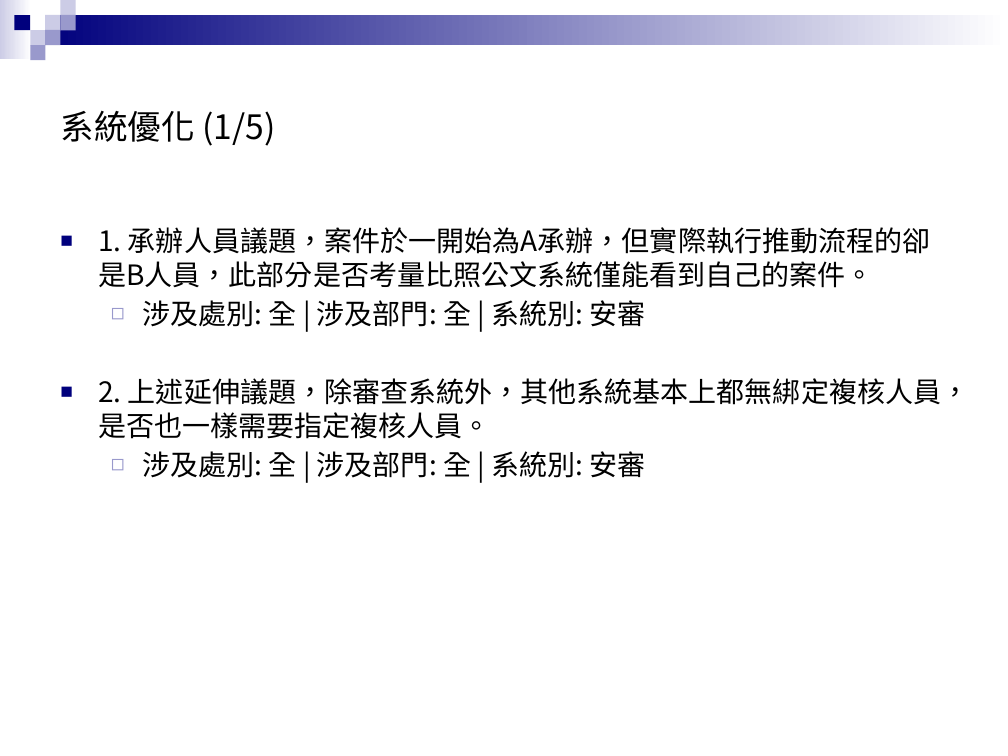
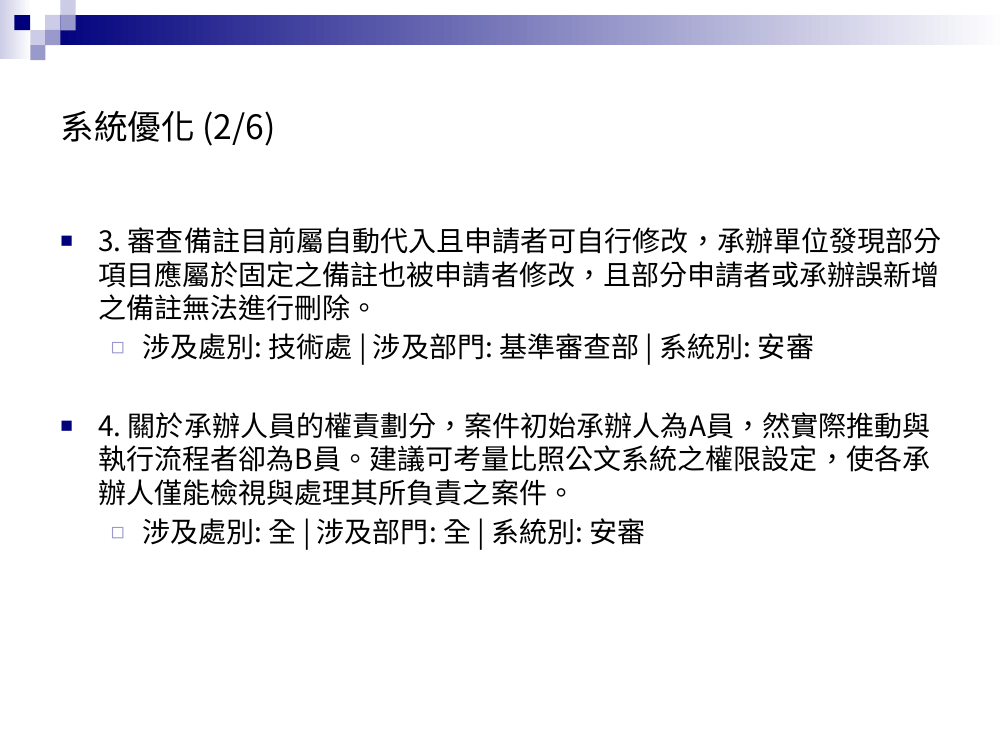
Before and after one commit to zx90316/202508-----, a slide deck: slide 10 of 系統交流會議題簡報.pptx (slide 5 before the commit). Drawn at 1008x756 pixels with LibreOffice and Linux fonts; fonts in the diff are those of the drawing; background and template pictures are left out. Boxes give left, top, right and bottom in pixels: in the first picture for what was removed or moved away, otherwise in the second. Text is boxed around its words. In the diff, an @@ line names an element or a change of style, - is before the commit and + after.

Commit message:
更新 ExcelToJsonPresentation 類別以排除「宣導」類別的議題，並新增目錄頁與議題動機頁。修正 JSON 檔案中的類別名稱與統計數據，並更新 requirements.txt 以包含 pywin32 套件。刪除不再使用的設定檔案 settings.local.json。

```diff
--- a/系統交流會議題簡報.pptx
+++ b/系統交流會議題簡報.pptx
@@ title at (60, 110, 275, 146): text changed @@
-系統優化 (1/5)
+系統優化 (2/6)
@@ text at (98, 227, 942, 506): text changed @@
-■ 1. 承辦人員議題，案件於一開始為A承辦，但實際執行推動流程的卻是B人員，此部分是否考量比照公文系統僅能看到自己的案件。
+■ 3. 審查備註目前屬自動代入且申請者可自行修改，承辦單位發現部分項目應屬於固定之備註也被申請者修改，且部分申請者或承辦誤新增之備註無法進行刪除。
+  ◻ 涉及處別: 技術處 | 涉及部門: 基準審查部 | 系統別: 安審
+■ 4. 關於承辦人員的權責劃分，案件初始承辦人為A員，然實際推動與執行流程者卻為B員。建議可考量比照公文系統之權限設定，使各承辦人僅能檢視與處理其所負責之案件。
@@ text at (98, 378, 969, 478): paragraphs removed @@
-■ 2. 上述延伸議題，除審查系統外，其他系統基本上都無綁定複核人員，是否也一樣需要指定複核人員。
-  ◻ 涉及處別: 全 | 涉及部門: 全 | 系統別: 安審
```
Also in this commit, not shown: 22 other slides changed, 5 slides added, 6 other files.
